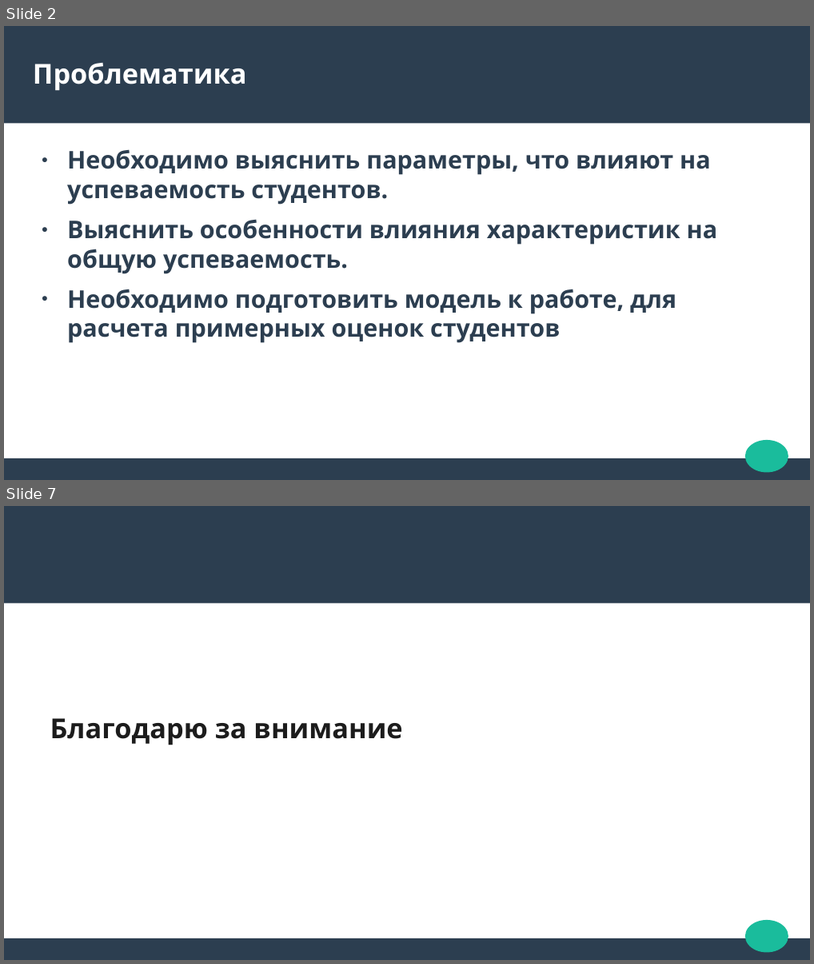
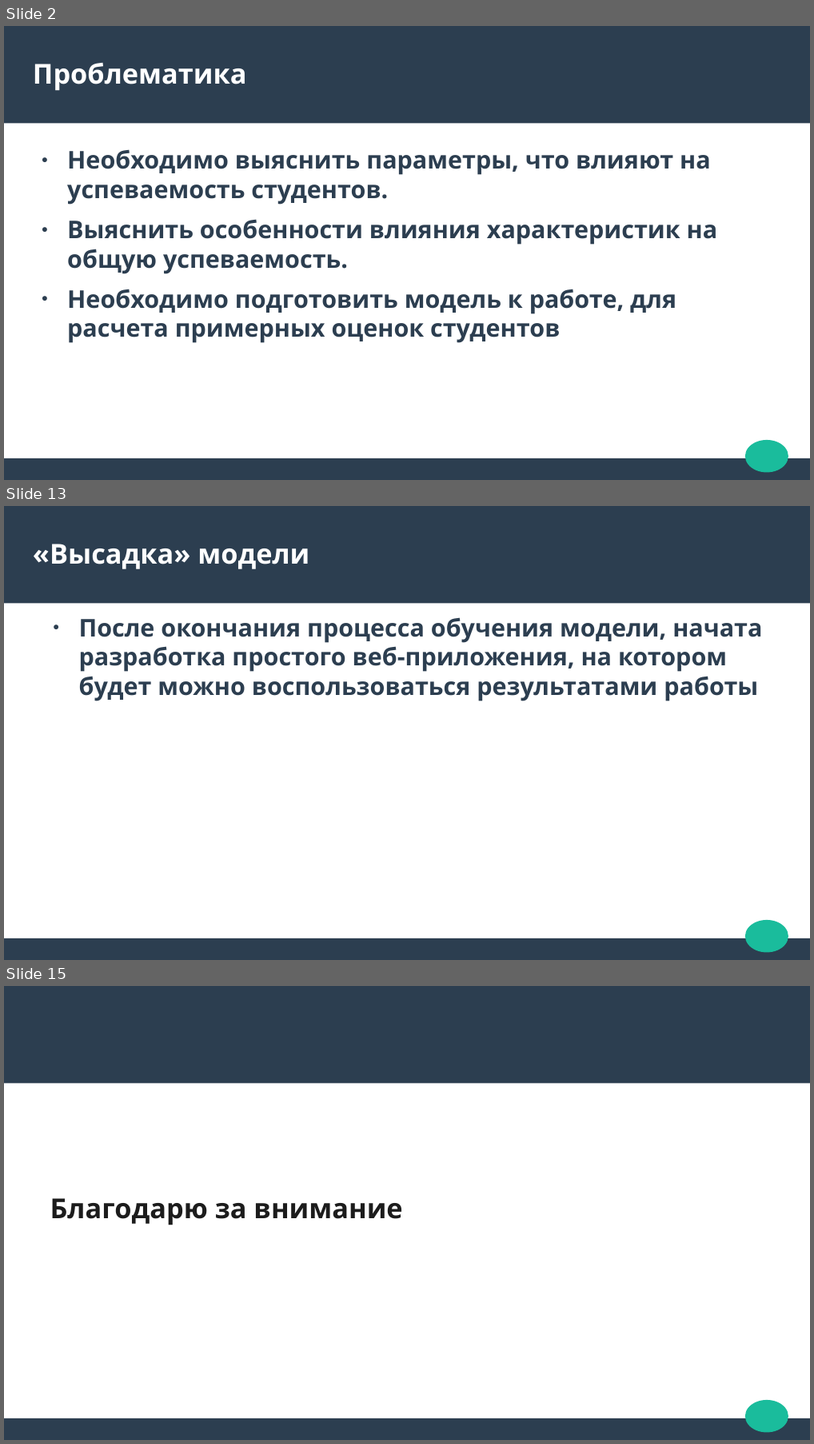
Before and after one commit to StrangeSas/StudentGradesModel, a slide deck: StudentGradesPresentation.odp. Shown one above the other, each under a label of ours: slides 2 and 7 before the commit, slides 2, 13 and 15 after it; the slides between them are not shown. The pictures are 814x964 and 814x1444 pixels, drawn with LibreOffice and Linux fonts; fonts in the diff are those of the drawing. Boxes give left, top, right and bottom in pixels: in the first picture for what was removed or moved away, otherwise in the second. Text is boxed around its words. In the diff, an @@ line names an element or a change of style, - is before the commit and + after.

```diff
--- a/StudentGradesPresentation.odp
+++ b/StudentGradesPresentation.odp
@@ slide 13 added at box(4, 506, 810, 960), background #FFFFFF; not listed: 3 template elements that a slide beside it also shows @@
@@ title added at box(33, 544, 310, 569), 27 pt, text #FFFFFF, bold @@
+«Высадка» модели
@@ text added at box(79, 617, 762, 701), 24 pt, text #2C3E50, bold @@
+● После окончания процесса обучения модели, начата разработка простого веб-приложения, на котором будет можно воспользоваться результатами работы
@@ what was slide 7 is now slide 15 @@
```
Also in this commit, not shown: 2 slides changed, 9 other slides added, 2 slides removed, 1 other file.
